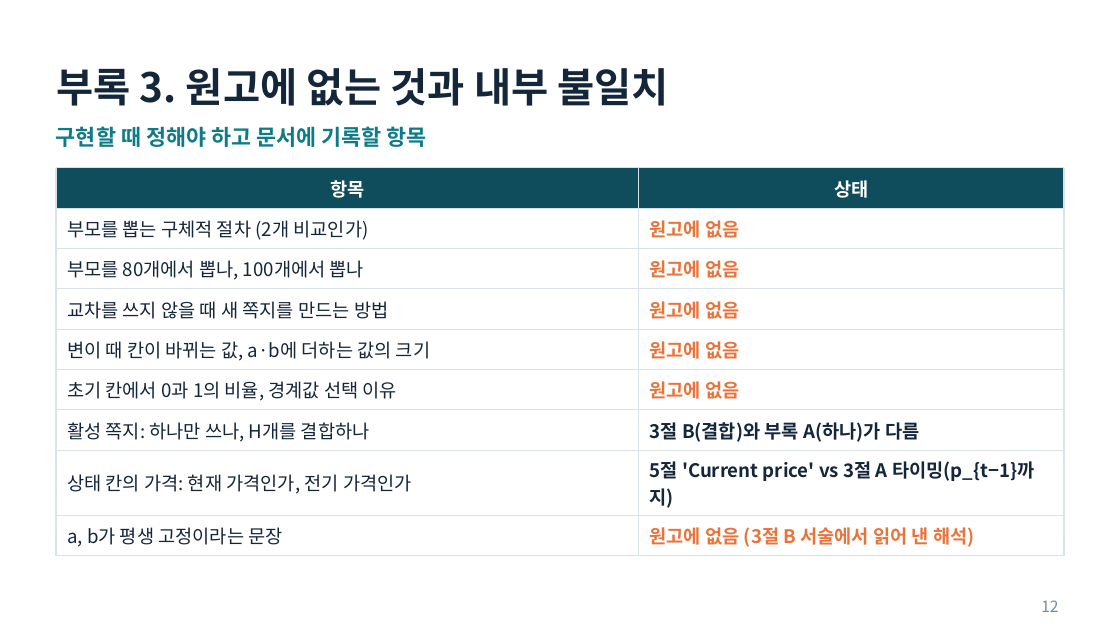
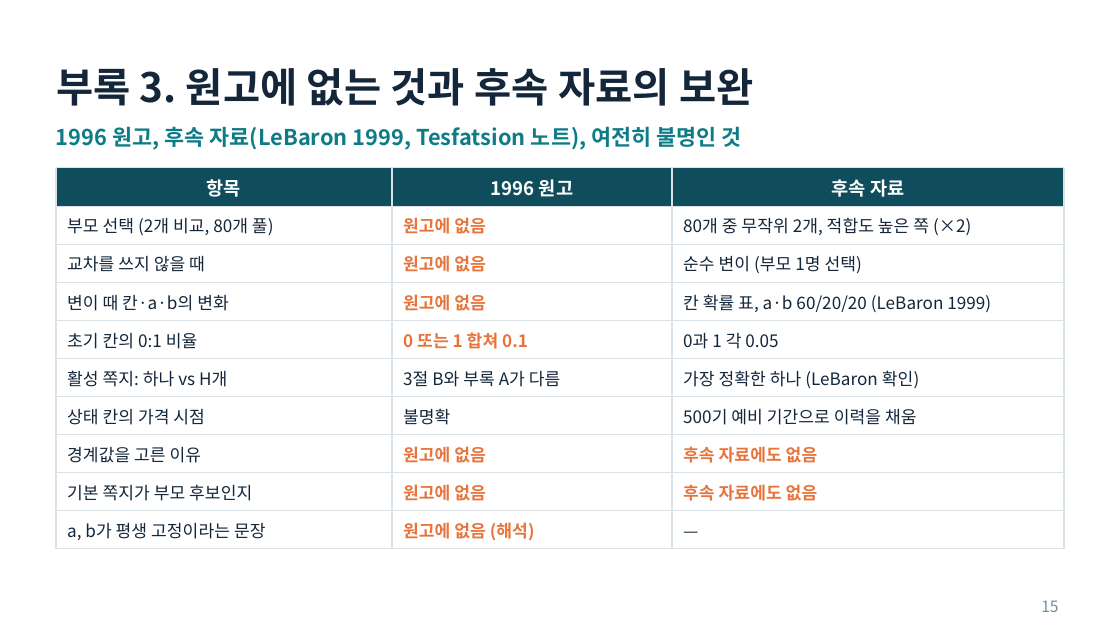
Before and after one commit to dbcodnjs02-netizen/business-agent_lab, a slide deck: slide 15 of SFI-GA_발표.pptx (slide 12 before the commit). Drawn at 1120x630 pixels with LibreOffice and Linux fonts; fonts in the diff are those of the drawing. Boxes give left, top, right and bottom in pixels: in the first picture for what was removed or moved away, otherwise in the second. Text is boxed around its words. In the diff, an @@ line names an element or a change of style, - is before the commit and + after.

```diff
--- a/SFI-GA_발표.pptx
+++ b/SFI-GA_발표.pptx
@@ title at (56,68,753,106): text changed @@
-부록 3. 원고에 없는 것과 내부 불일치
+부록 3. 원고에 없는 것과 후속 자료의 보완
@@ text at (56,126,742,150): text changed @@
-구현할 때 정해야 하고 문서에 기록할 항목
+1996 원고, 후속 자료(LeBaron 1999, Tesfatsion 노트), 여전히 불명인 것
@@ table at (56,168,1064,545) @@
-항목 | 상태
-부모를 뽑는 구체적 절차 (2개 비교인가) | 원고에 없음
-부모를 80개에서 뽑나, 100개에서 뽑나 | 원고에 없음
-교차를 쓰지 않을 때 새 쪽지를 만드는 방법 | 원고에 없음
-변이 때 칸이 바뀌는 값, a·b에 더하는 값의 크기 | 원고에 없음
-초기 칸에서 0과 1의 비율, 경계값 선택 이유 | 원고에 없음
-활성 쪽지: 하나만 쓰나, H개를 결합하나 | 3절 B(결합)와 부록 A(하나)가 다름
-상태 칸의 가격: 현재 가격인가, 전기 가격인가 | 5절 'Current price' vs 3절 A 타이밍(p_{t−1}까지)
-a, b가 평생 고정이라는 문장 | 원고에 없음 (3절 B 서술에서 읽어 낸 해석)
+항목 | 1996 원고 | 후속 자료
+부모 선택 (2개 비교, 80개 풀) | 원고에 없음 | 80개 중 무작위 2개, 적합도 높은 쪽 (×2)
+교차를 쓰지 않을 때 | 원고에 없음 | 순수 변이 (부모 1명 선택)
+변이 때 칸·a·b의 변화 | 원고에 없음 | 칸 확률 표, a·b 60/20/20 (LeBaron 1999)
+초기 칸의 0:1 비율 | 0 또는 1 합쳐 0.1 | 0과 1 각 0.05
+활성 쪽지: 하나 vs H개 | 3절 B와 부록 A가 다름 | 가장 정확한 하나 (LeBaron 확인)
+상태 칸의 가격 시점 | 불명확 | 500기 예비 기간으로 이력을 채움
+경계값을 고른 이유 | 원고에 없음 | 후속 자료에도 없음
+기본 쪽지가 부모 후보인지 | 원고에 없음 | 후속 자료에도 없음
+a, b가 평생 고정이라는 문장 | 원고에 없음 (해석) | —
@@ page number at (1041,600,1058,612): text changed @@
-12
+15
```
Also in this commit, not shown: 4 other slides changed, 3 slides added.
